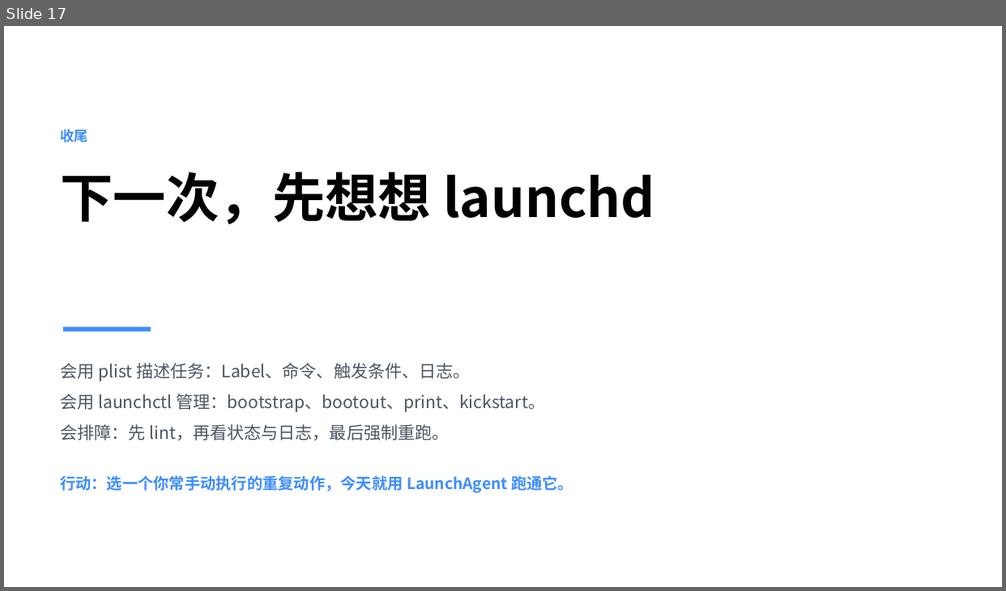
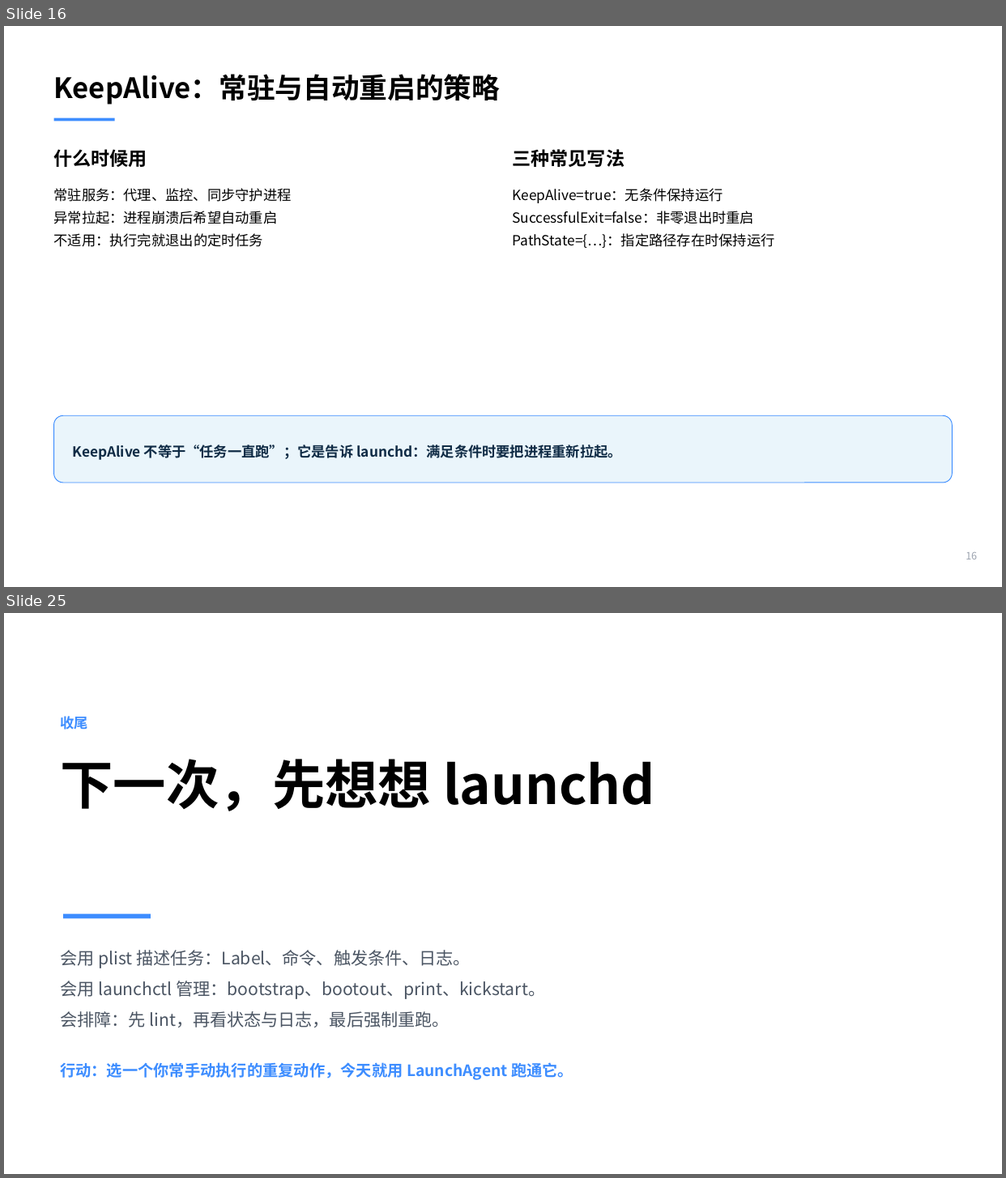
Before and after one commit to taytay198920/daily_study, a slide deck: LaunchAgents分享.pptx. Shown one above the other, each under a label of ours: slide 17 before the commit, slides 16 and 25 after it; the slides between them are not shown. The pictures are 1006x591 and 1006x1178 pixels, drawn with LibreOffice and Linux fonts; fonts in the diff are those of the drawing. Boxes give left, top, right and bottom in pixels: in the first picture for what was removed or moved away, otherwise in the second. Text is boxed around its words. In the diff, an @@ line names an element or a change of style, - is before the commit and + after.

```diff
--- a/LaunchAgents分享.pptx
+++ b/LaunchAgents分享.pptx
@@ slide 16 added at bbox=[4, 26, 1002, 587], background #FFFFFF @@
@@ text added at bbox=[54, 74, 500, 105], 27 pt, text #000000, bold @@
+KeepAlive：常驻与自动重启的策略
@@ rectangle added at bbox=[54, 118, 115, 121], fill #3D8DFF @@
@@ text added at bbox=[54, 149, 147, 167], 18 pt, text #000000, bold @@
+什么时候用
@@ text added at bbox=[513, 149, 625, 167], 18 pt, text #000000, bold @@
+三种常见写法
@@ text added at bbox=[54, 188, 292, 247], 13.5 pt, text #000000 @@
+常驻服务：代理、监控、同步守护进程
+异常拉起：进程崩溃后希望自动重启
+不适用：执行完就退出的定时任务
@@ text added at bbox=[513, 188, 775, 248], 13.5 pt, text #000000 @@
+KeepAlive=true：无条件保持运行
+SuccessfulExit=false：非零退出时重启
+PathState={…}：指定路径存在时保持运行
@@ rounded rectangle added at bbox=[54, 416, 953, 484], fill #EAF5FB, outline #3D8DFF 0.75 pt @@
@@ text added at bbox=[73, 445, 621, 460], 13.5 pt, text #0F2B45, bold @@
+KeepAlive 不等于“任务一直跑”；它是告诉 launchd：满足条件时要把进程重新拉起。
@@ text added at bbox=[965, 552, 977, 560], 9.8 pt, text #9CA3AF @@
+16
@@ what was slide 17 is now slide 25 @@
```
Also in this commit, not shown: 14 slides changed, 8 other slides added, 1 slide removed.
